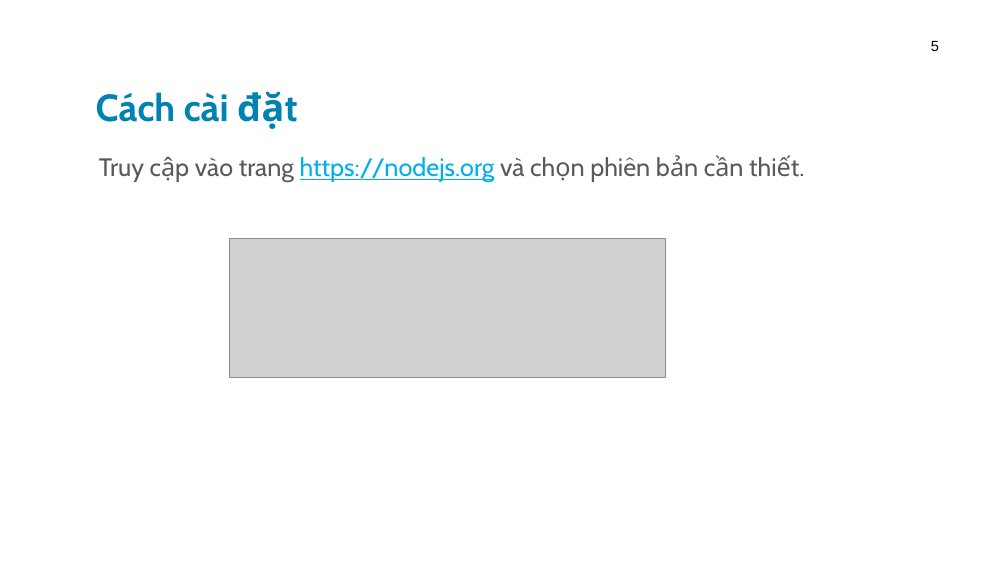
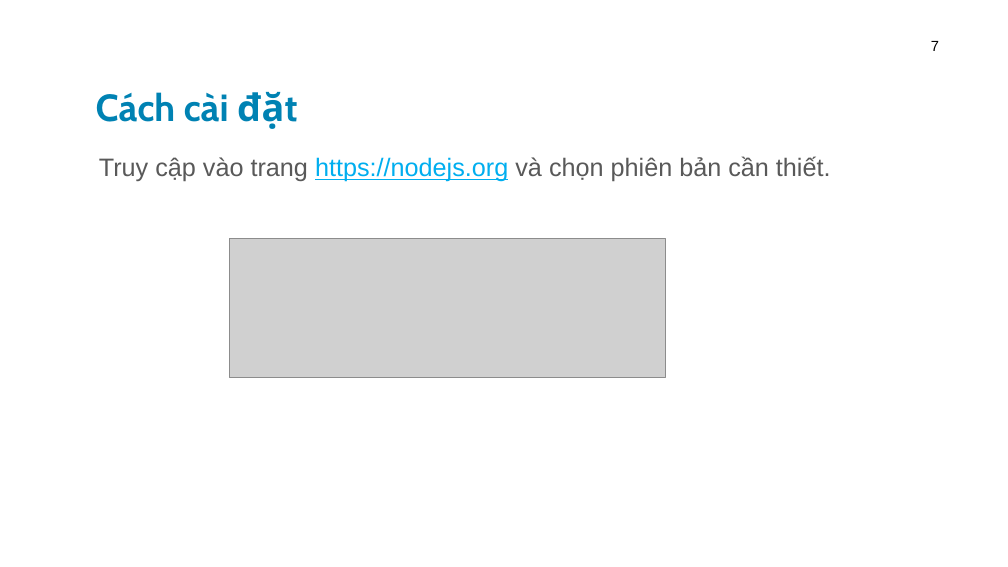
Before and after one commit to leqnam/Simple-Blog-NodeJs-MySQL-Heroku, a slide deck: slide 7 of powerpoint/ppt.pptx (slide 5 before the commit). Drawn at 1008x567 pixels with LibreOffice and Linux fonts; fonts in the diff are those of the drawing; grey boxes stand for pictures; background and template pictures are left out. Boxes give left, top, right and bottom in pixels: in the first picture for what was removed or moved away, otherwise in the second. Text is boxed around its words. In the diff, an @@ line names an element or a change of style, - is before the commit and + after.

```diff
--- a/powerpoint/ppt.pptx
+++ b/powerpoint/ppt.pptx
@@ page number at (931,41,939,51): text changed @@
-5
+7
@@ text "Truy cập vào trang https://nodejs.org ..." at (99,156,831,182): font Cabin to Arial @@
```
Also in this commit, not shown: 4 other slides changed, 2 slides added.
